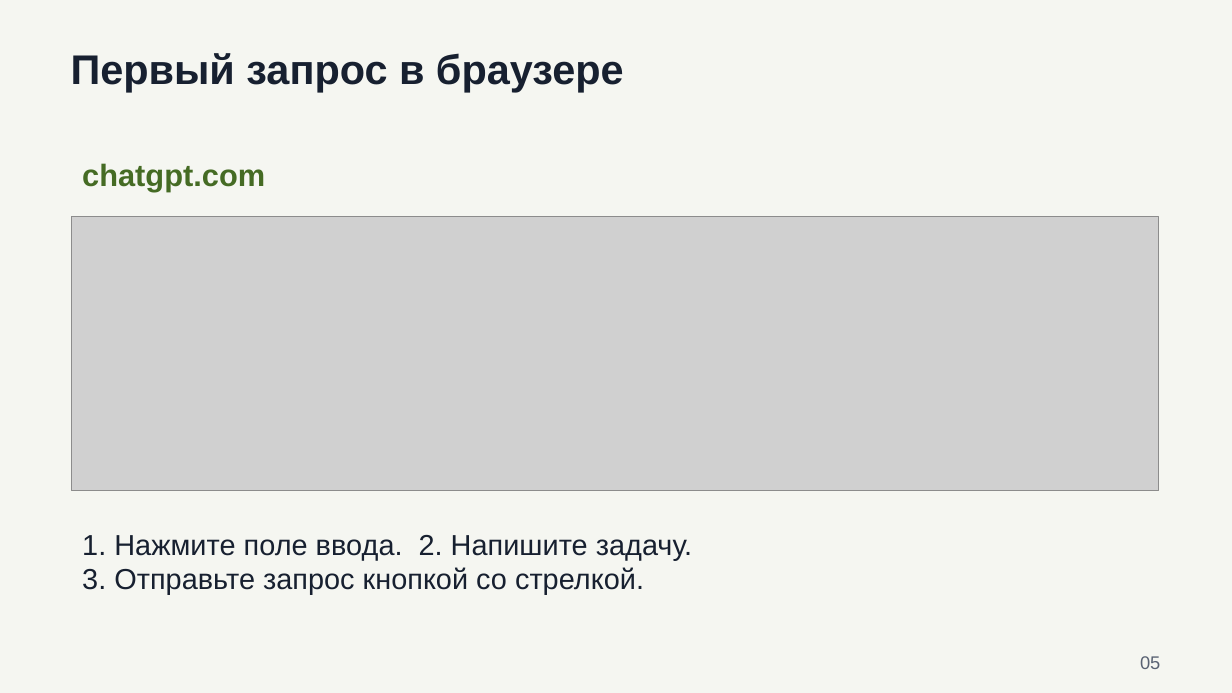
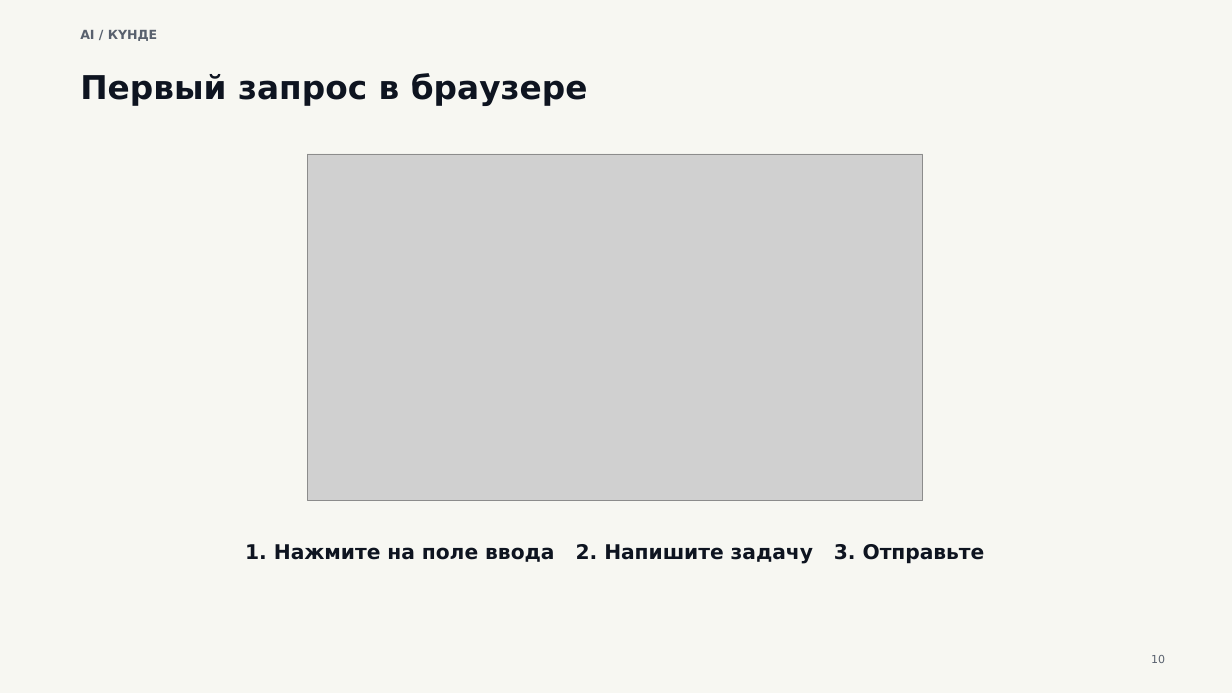
Before and after one commit to NursultanNurmukhamet/ai-masterclass-materials, a slide deck: slide 10 of presentation-ru.pptx (slide 5 before the commit). Drawn at 1232x693 pixels with LibreOffice and Linux fonts; fonts in the diff are those of the drawing; grey boxes stand for pictures. Boxes give left, top, right and bottom in pixels: in the first picture for what was removed or moved away, otherwise in the second. Text is boxed around its words. In the diff, an @@ line names an element or a change of style, - is before the commit and + after.

```diff
--- a/presentation-ru.pptx
+++ b/presentation-ru.pptx
@@ background #F5F6F1 to #F7F7F2 @@
@@ text "Первый запрос в браузере": place and size @@
-text "Первый запрос в браузере" at (71, 53, 624, 92)
+text "Первый запрос в браузере" at (80, 73, 588, 106)
@@ text "Первый запрос в браузере" at (80, 73, 588, 106): size 32.2 to 25.5 pt, font Arial to DejaVu Sans, text colour #172030 to #0E1420; vertical alignment top to middle @@
@@ text added at (80, 30, 157, 41), 9.7 pt, text #59616E, bold @@
+AI / КҮНДЕ
@@ text removed at (82, 163, 265, 192) @@
-chatgpt.com
@@ picture: place and size @@
-picture at (71, 216, 1159, 491)
+picture at (307, 154, 923, 501)
@@ text "1. Нажмите на поле ввода ..." at (245, 544, 985, 564): vertical alignment top to middle @@
@@ text at (245, 544, 985, 564): text changed; size 22.5 to 15.8 pt; font Arial to DejaVu Sans; text colour #172030 to #0E1420; bold on @@
-1. Нажмите поле ввода. 2. Напишите задачу.
-3. Отправьте запрос кнопкой со стрелкой.
+1. Нажмите на поле ввода 2. Напишите задачу 3. Отправьте
@@ text removed at (1140, 656, 1160, 669) @@
-05
@@ text added at (1151, 655, 1165, 663), 8.6 pt, text #59616E @@
+10
```
Also in this commit, not shown: 1 other slide changed, 57 slides added, 48 slides removed, 5 other files.
